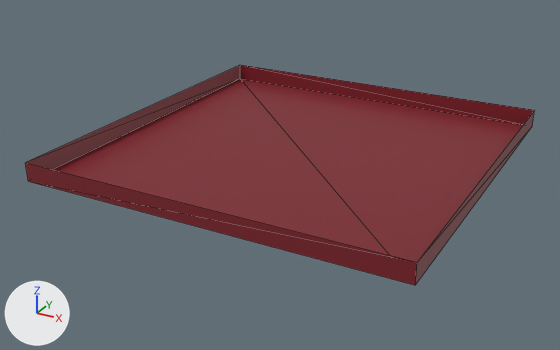
Renders of the FBX model Assets/Models/Buildings Kit/Imperial Buildings/BRoofPanelTrim_D.fbx from each side of a commit.
Camera for both pictures: a 50 mm camera at (5.54, -8.93, 3.63) aimed at (1.86, -2.24, 0.28). Arrows for +X, +Y and +Z are at lower left; the lights stay in place. The picture after the commit comes second. Mesh edges are drawn as thin lines. Where no turn or scale is listed for an object, it has been applied to the vertices.

In view in the first picture: 'BRoofPannelTrim_D'.
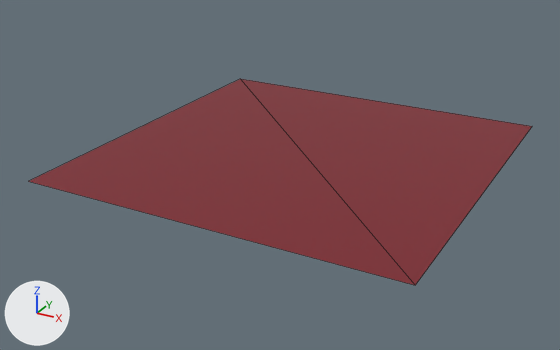
What the commit changed:
me_broofpanneltrim_d_002 is used by ob_broofpanneltrim_d; location (0.0, 0.0, 0.0).
Verts and faces of me_broofpanneltrim_d_002; kept vertices keep their numbers, new ones are numbered from 8.
Before the commit, vertices of me_broofpanneltrim_d_002: 0 (0.0, 0.0, 0.5) at pixel (240, 78), 1 (0.0, 0.0, 0.7) at pixel (240, 64), 2 (0.0, -4.0, 0.5) at pixel (28, 181), 3 (0.0, -4.0, 0.7) at pixel (25, 162), 4 (4.0, 0.0, 0.5) at pixel (532, 126).
Before the commit, vertices of me_broofpanneltrim_d_002: 5 (4.0, 0.0, 0.7) at pixel (534, 110), 6 (4.0, -4.0, 0.5) at pixel (415, 285), 7 (4.0, -4.0, 0.7) at pixel (417, 262).
me_broofpanneltrim_d_002 had 8 vertices, 10 faces and spanned x 0.0..4.0, y -4.0..0.0, z 0.5..0.7.
me_broofpanneltrim_d_002 now has 4 vertices, 2 faces and spans x 0.0..4.0, y -4.0..0.0, z 0.5.
Part 1, on me_broofpanneltrim_d_002:
Vertices deleted: 1, 3, 5, 7 (with the faces that use them).

Changed parts and their boxes [x1, y1, x2, y2] in the pictures (560 x 350 px):
'BRoofPannelTrim_D', reshaped (6% shorter)
    before: [26, 65, 534, 285]
    after: [29, 79, 532, 285]
part 1 of me_broofpanneltrim_d_002, deleted (red)
    before: [26, 65, 534, 285]
